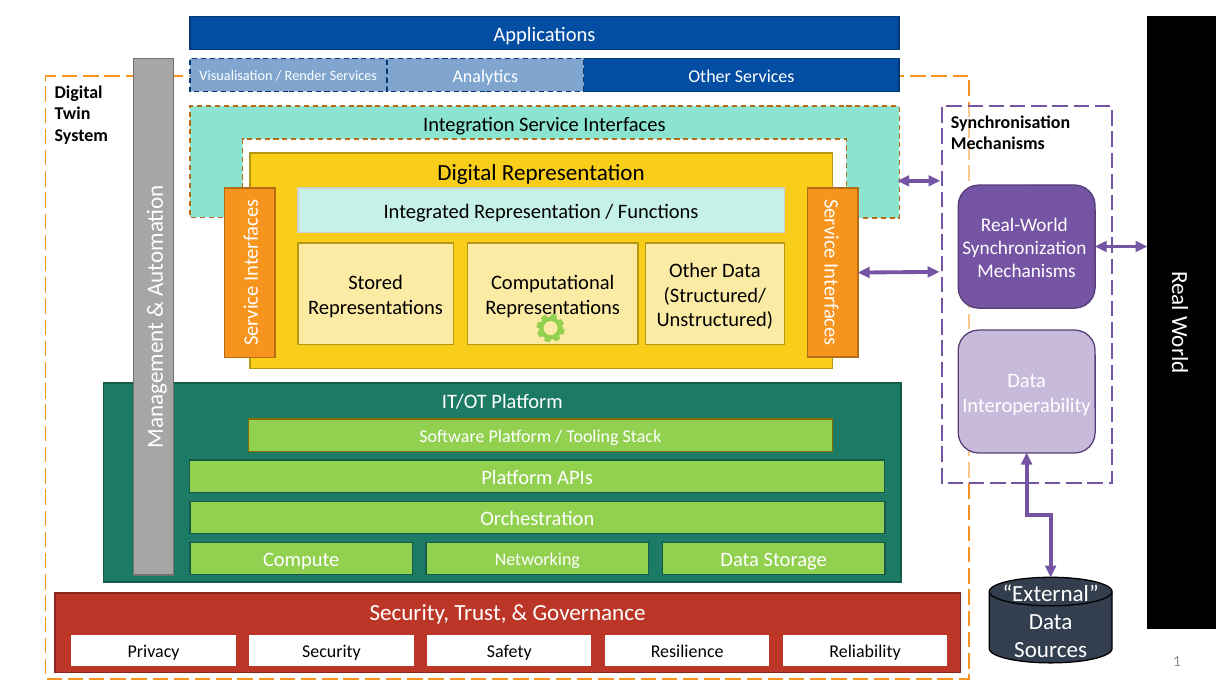
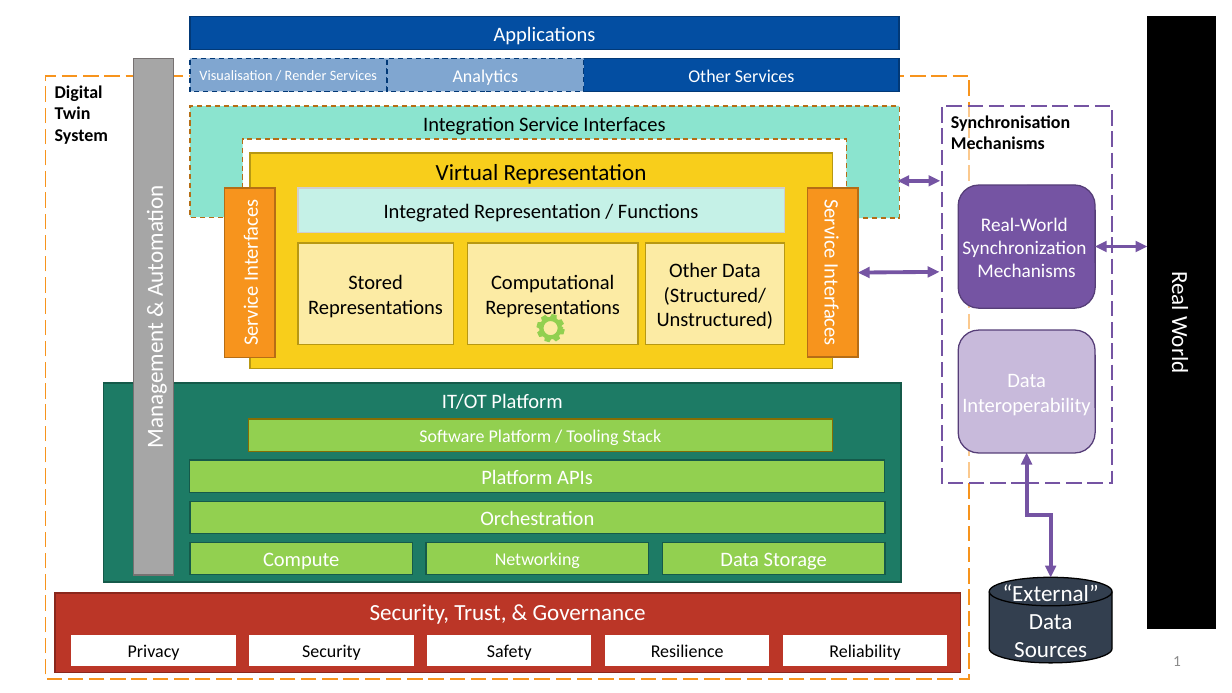
Before and after one commit to digitaltwinconsortium/dtc-glossary, a slide deck: slide 1 of images/DTC Glossary Images.pptx. Drawn at 1232x693 pixels with LibreOffice and Linux fonts; fonts in the diff are those of the drawing; background and template pictures are left out. Boxes give left, top, right and bottom in pixels: in the first picture for what was removed or moved away, otherwise in the second. Text is boxed around its words. In the diff, an @@ line names an element or a change of style, - is before the commit and + after.

Commit message:
Fix Digital Twin System image

```diff
--- a/images/DTC Glossary Images.pptx
+++ b/images/DTC Glossary Images.pptx
@@ text in rectangle at (436,164,647,184): text changed @@
-Digital Representation
+Virtual Representation
```
Also in this commit, not shown: 1 other file.
